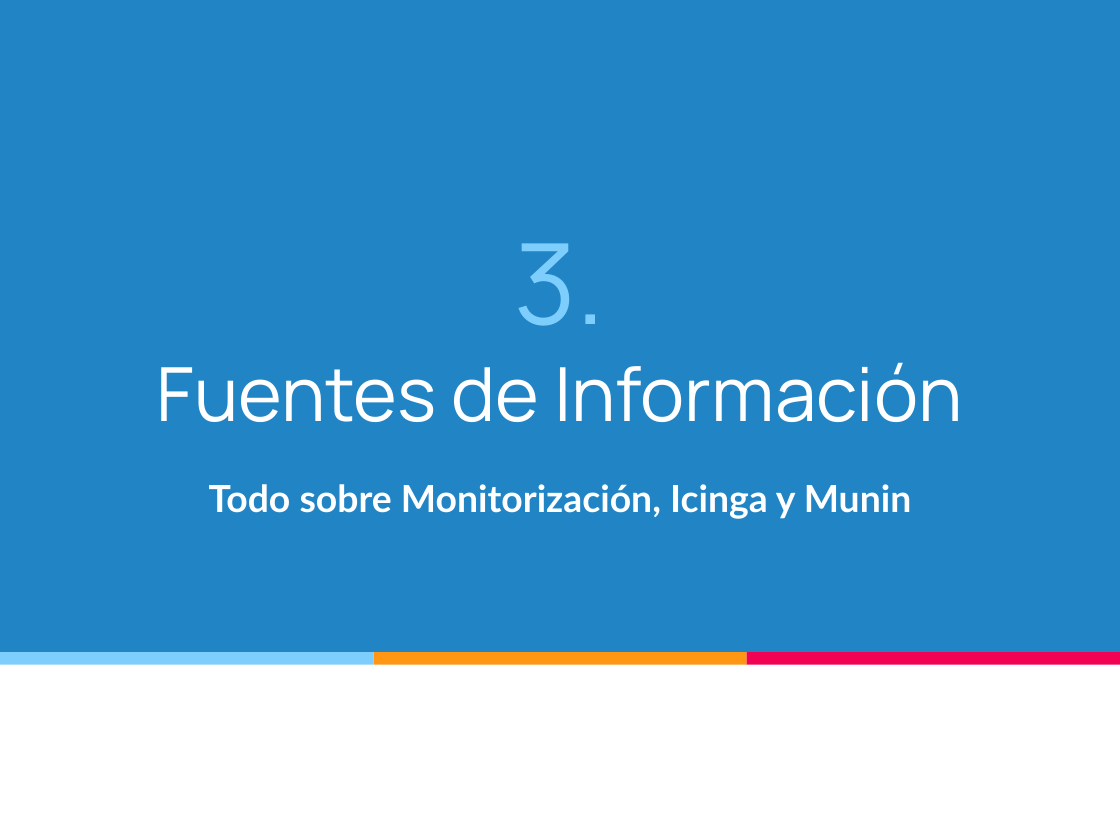
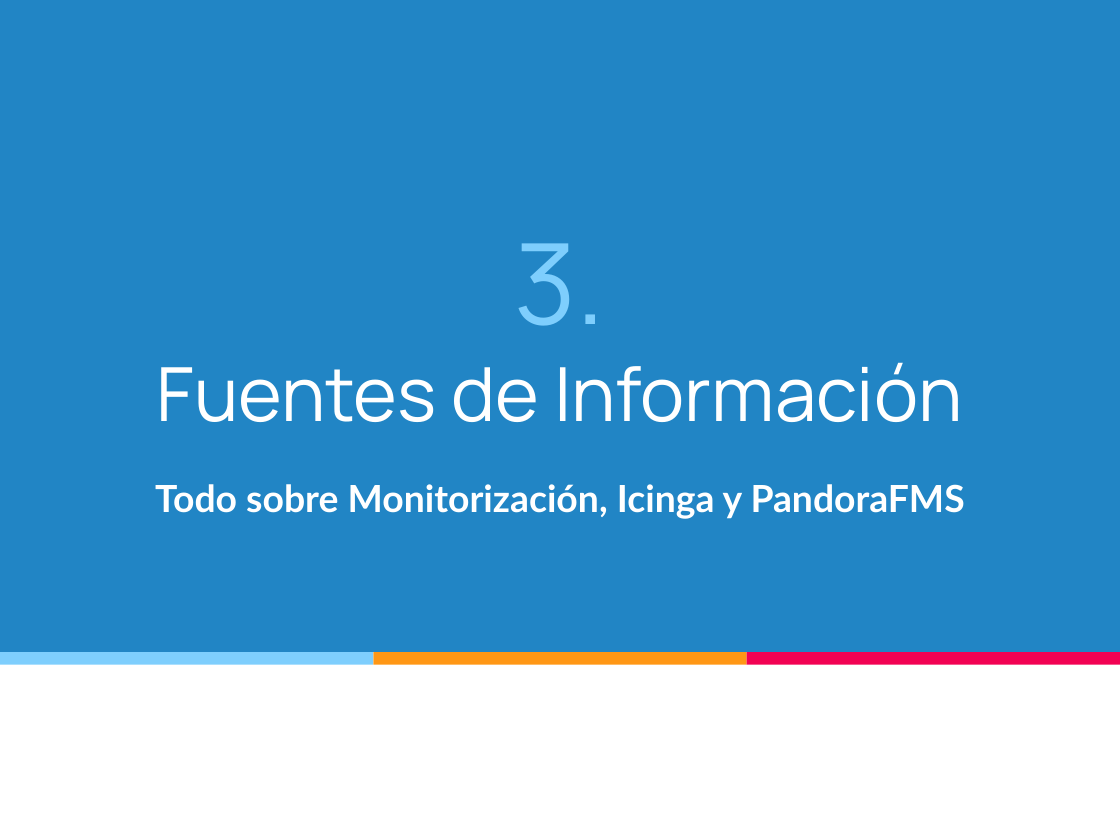
Before and after one commit to sergiomartinm/TG1, a slide deck: slide 1 of TG1/TG1_Presentacion_Ivan_Alejandro.pptx (slide 6 before the commit). Drawn at 1120x840 pixels with LibreOffice and Linux fonts; fonts in the diff are those of the drawing. Boxes give left, top, right and bottom in pixels: in the first picture for what was removed or moved away, otherwise in the second. Text is boxed around its words. In the diff, an @@ line names an element or a change of style, - is before the commit and + after.

Commit message:
Cambios de Munin -> PandoraFMS. Ivan Alejandro.
Se reescriben algunos titulos y se limpia la presentacion dejando solo
mi parte.

```diff
--- a/TG1/TG1_Presentacion_Ivan_Alejandro.pptx
+++ b/TG1/TG1_Presentacion_Ivan_Alejandro.pptx
@@ subtitle at <box>155,484,965,519</box>: text changed @@
-Todo sobre Monitorización, Icinga y Munin
+Todo sobre Monitorización, Icinga y PandoraFMS
```
Also in this commit, not shown: 1 other slide changed, 28 slides removed.
